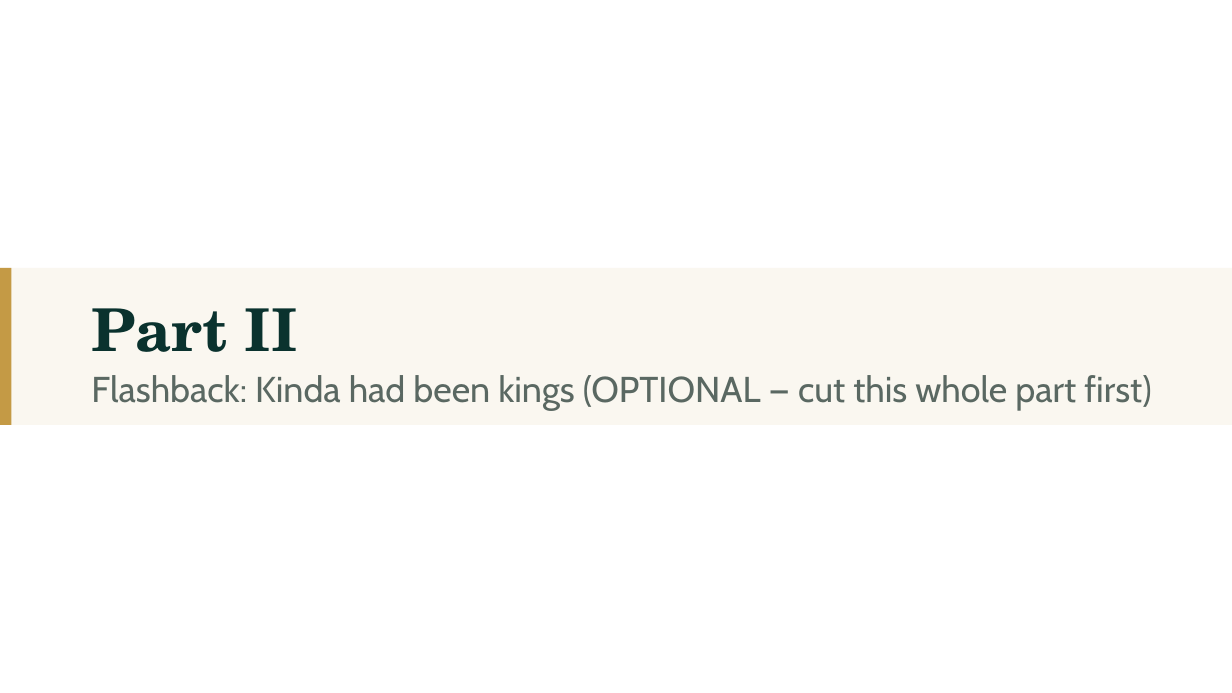
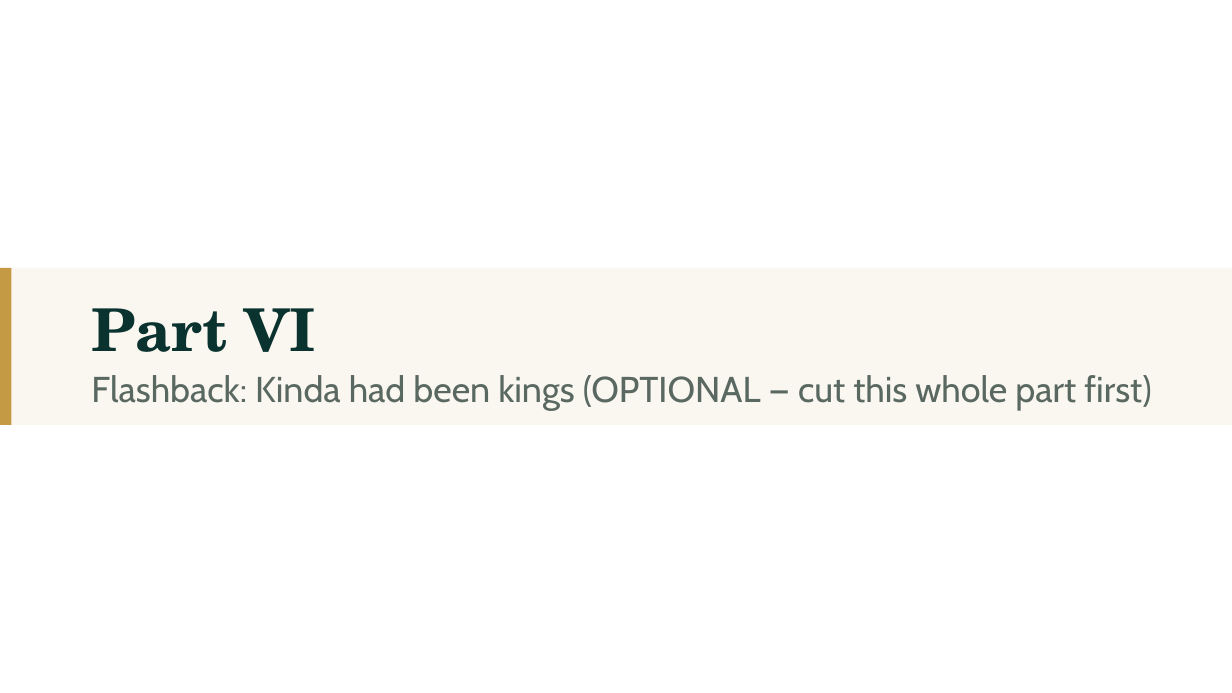
Before and after one commit to daniyalyasin93/2026SeptemberIslamicHistoryClass, a slide deck: slide 66 of S04_kinda_butah_yamama/S04.pptx (slide 12 before the commit). Drawn at 1232x693 pixels with LibreOffice and Linux fonts; fonts in the diff are those of the drawing. Boxes give left, top, right and bottom in pixels: in the first picture for what was removed or moved away, otherwise in the second. Text is boxed around its words. In the diff, an @@ line names an element or a change of style, - is before the commit and + after.

```diff
--- a/S04_kinda_butah_yamama/S04.pptx
+++ b/S04_kinda_butah_yamama/S04.pptx
@@ text at (x1=91, y1=308, x2=316, y2=352): text changed @@
-Part II
+Part VI
```
Also in this commit, not shown: 28 other slides changed, 6 slides added, 1 slide removed, 15 other files.
